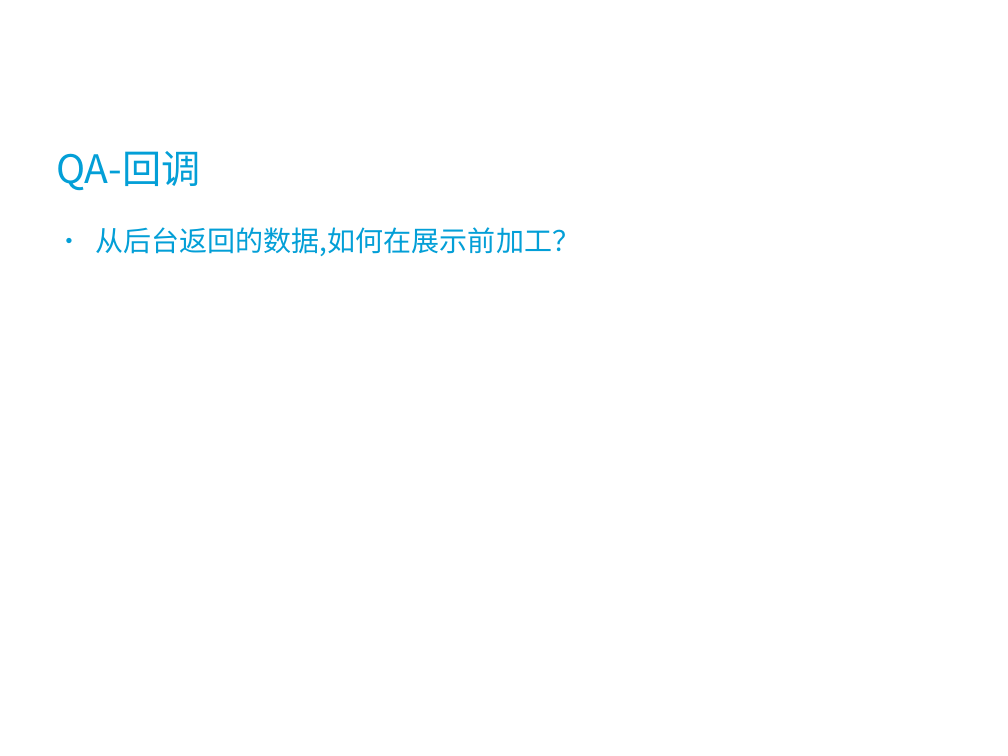
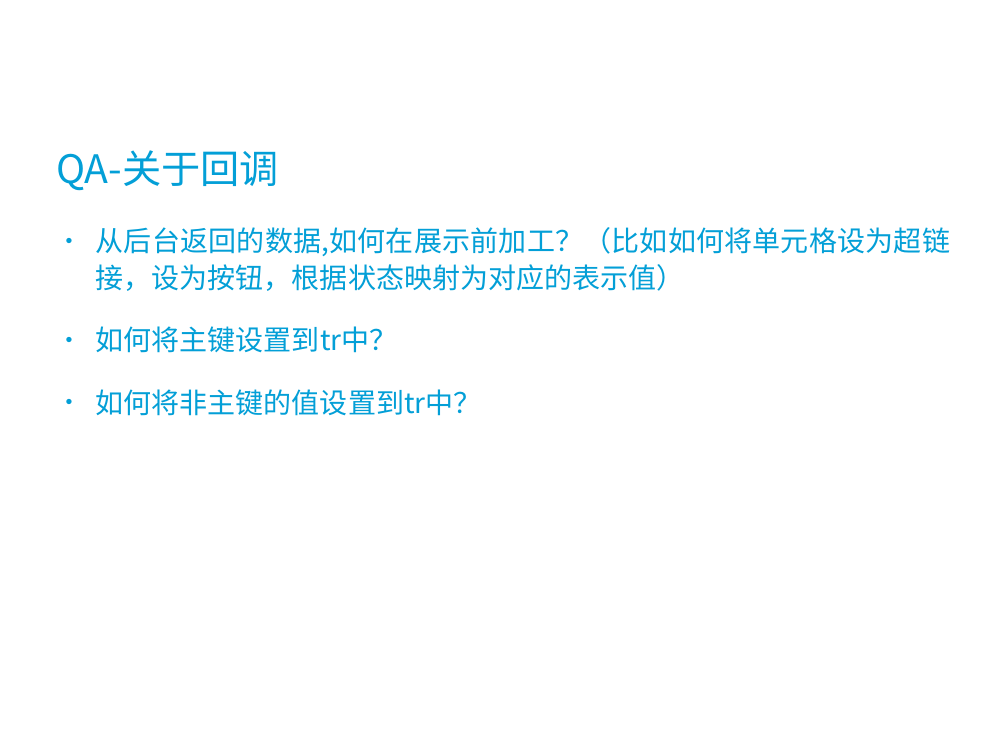
Before and after one commit to roostinghawk/datatables-demo, a slide deck: slide 6 of doc/ppt/DataTables_Introductioin.ppt. Drawn at 1008x756 pixels with LibreOffice and Linux fonts; fonts in the diff are those of the drawing; background and template pictures are left out. Boxes give left, top, right and bottom in pixels: in the first picture for what was removed or moved away, otherwise in the second. Text is boxed around its words. In the diff, an @@ line names an element or a change of style, - is before the commit and + after.

```diff
--- a/doc/ppt/DataTables_Introductioin.ppt
+++ b/doc/ppt/DataTables_Introductioin.ppt
@@ title at (56, 150, 279, 191): text changed @@
-QA-回调
+QA-关于回调
@@ text at (96, 227, 950, 416): text changed @@
-• 从后台返回的数据,如何在展示前加工？
+• 从后台返回的数据,如何在展示前加工？（比如如何将单元格设为超链接，设为按钮，根据状态映射为对应的表示值）
+• 如何将主键设置到tr中？
+• 如何将非主键的值设置到tr中？
```
Also in this commit, not shown: 2 other slides changed, 15 other files.
